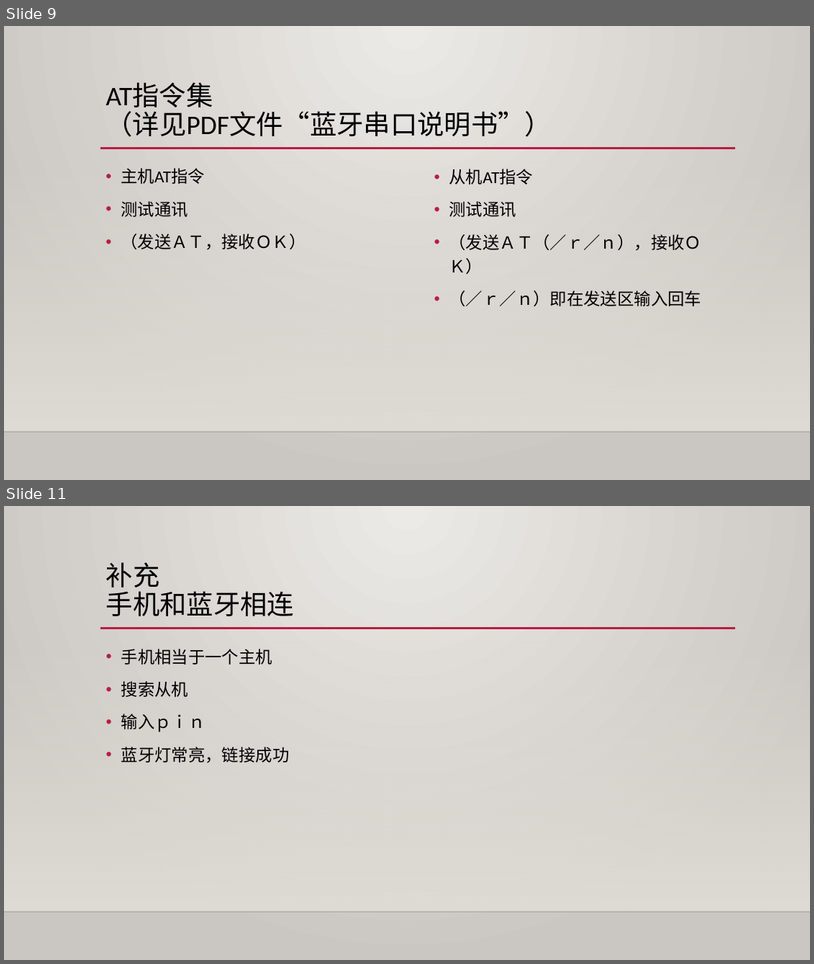
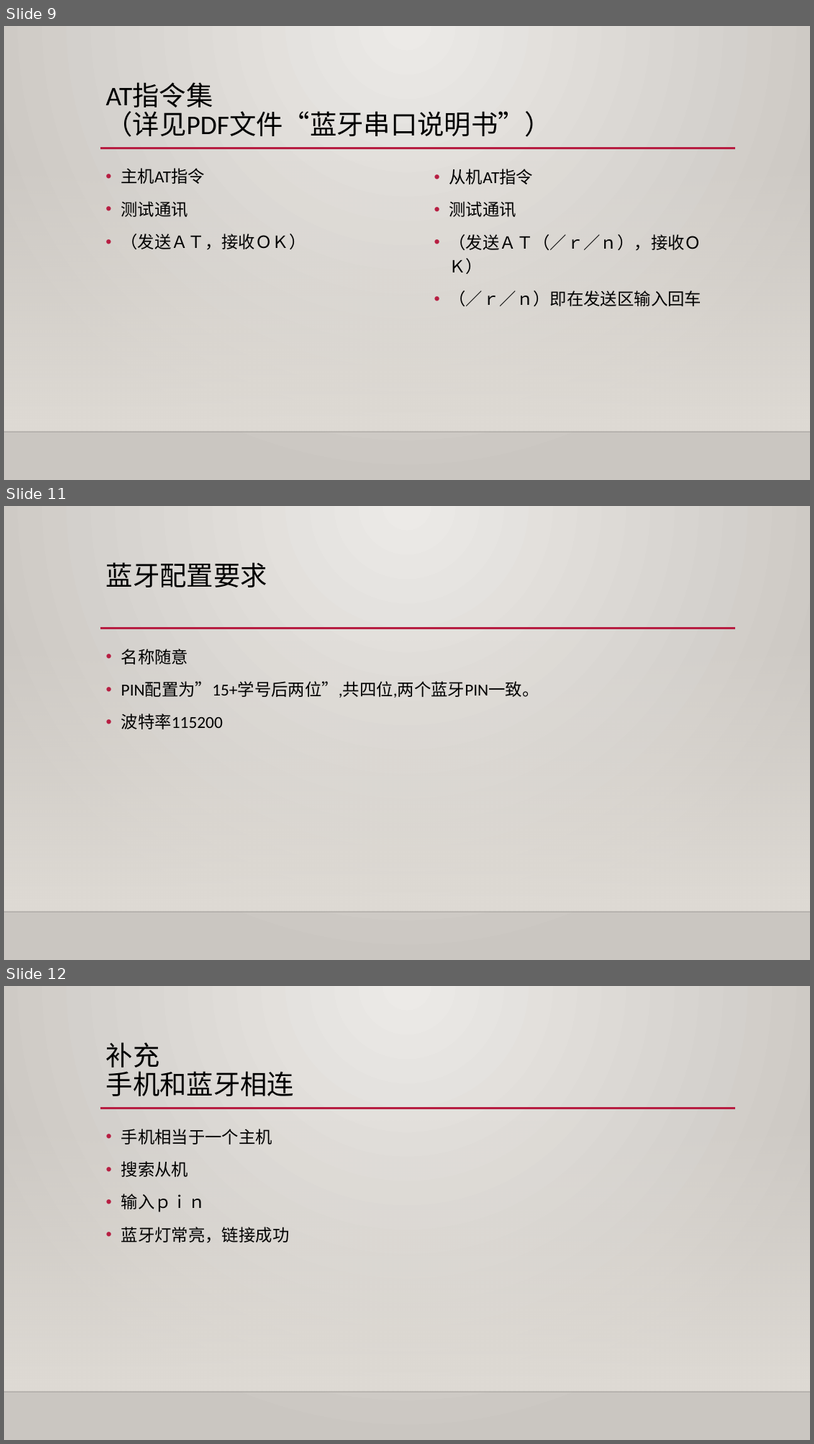
Before and after one commit to DoctorKey/second_term, a slide deck: 遥控器.pptx. Shown one above the other, each under a label of ours: slides 9 and 11 before the commit, slides 9, 11 and 12 after it; the slides between them are not shown. The pictures are 814x964 and 814x1444 pixels, drawn with LibreOffice and Linux fonts; fonts in the diff are those of the drawing; background and template pictures are left out. Boxes give left, top, right and bottom in pixels: in the first picture for what was removed or moved away, otherwise in the second. Text is boxed around its words. In the diff, an @@ line names an element or a change of style, - is before the commit and + after.

Commit message:
更新蓝牙配置要求
波特率115200，PIN=15+学号后两位

```diff
--- a/遥控器.pptx
+++ b/遥控器.pptx
@@ slide 11 added at <box>4,506,810,960</box>, background gradient #ECEAE7 to #CAC7C1; not listed: 3 template elements that a slide beside it also shows @@
@@ title added at <box>106,562,268,587</box>, 32 pt, text #000000 @@
+蓝牙配置要求
@@ text added at <box>121,649,540,729</box>, 20 pt, text #000000 @@
+• 名称随意
+• PIN配置为”15+学号后两位”,共四位,两个蓝牙PIN一致。
+• 波特率115200
@@ what was slide 11 is now slide 12 @@
```
Also in this commit, not shown: 1 slide changed, 2 other files.
